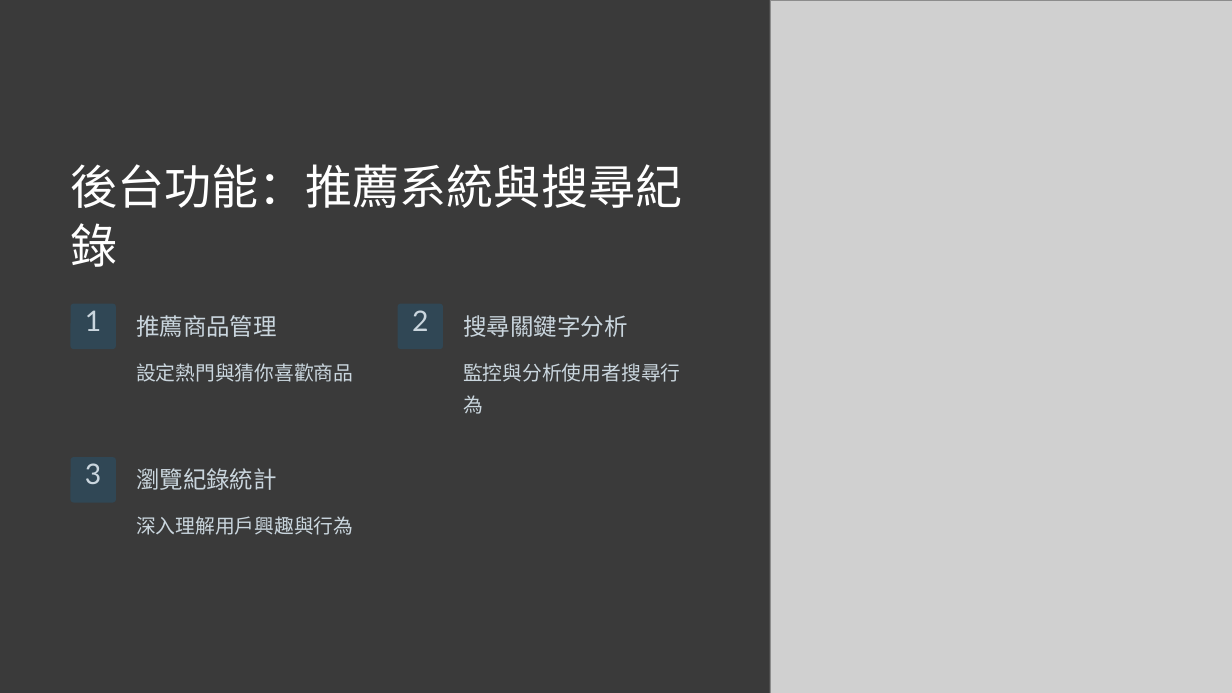
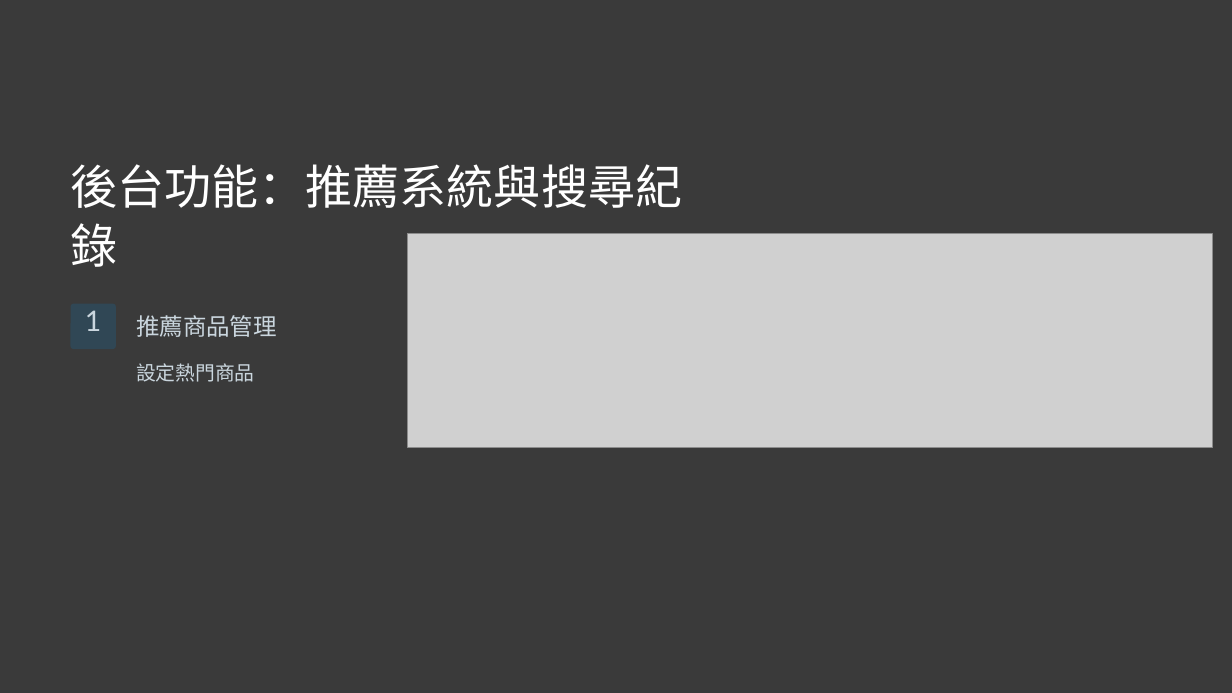
Before and after one commit to Balabababala/shoppingProject, a slide deck: slide 21 of 說明用工具/張允豪 購物網站 專題 ver.0.1.pptx (slide 22 before the commit). Drawn at 1232x693 pixels with LibreOffice and Linux fonts; fonts in the diff are those of the drawing; grey boxes stand for pictures. Boxes give left, top, right and bottom in pixels: in the first picture for what was removed or moved away, otherwise in the second. Text is boxed around its words. In the diff, an @@ line names an element or a change of style, - is before the commit and + after.

```diff
--- a/說明用工具/張允豪 購物網站 專題 ver.0.1.pptx
+++ b/說明用工具/張允豪 購物網站 專題 ver.0.1.pptx
@@ picture removed at [770,0,1232,693] @@
@@ picture added at [407,233,1212,447] @@
@@ rounded rectangle removed at [397,303,443,349] @@
@@ text removed at [412,310,428,331] @@
-2
@@ text removed at [463,315,627,337] @@
-搜尋關鍵字分析
@@ text at [136,363,255,382]: text changed @@
-設定熱門與猜你喜歡商品
+設定熱門商品
@@ text removed at [463,363,681,414] @@
-監控與分析使用者搜尋行為
@@ rounded rectangle removed at [71,457,116,503] @@
@@ text removed at [85,463,101,484] @@
-3
@@ text removed at [136,468,277,490] @@
-瀏覽紀錄統計
@@ text removed at [136,516,354,535] @@
-深入理解用戶興趣與行為
```
Also in this commit, not shown: 19 other slides changed, 2 slides added, 3 slides removed, 36 other files.
